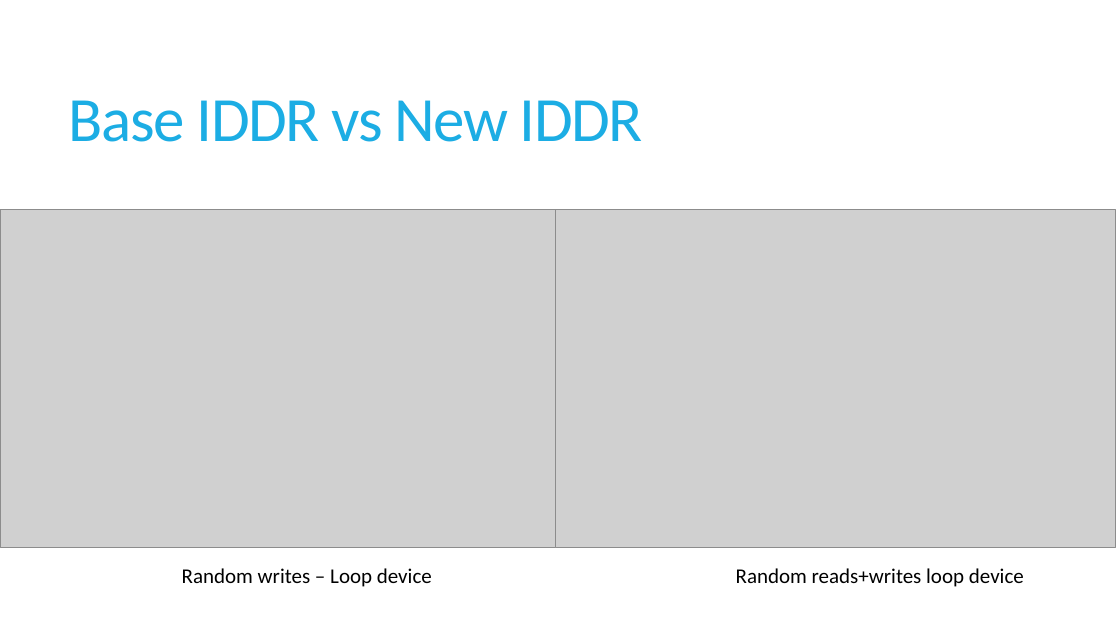
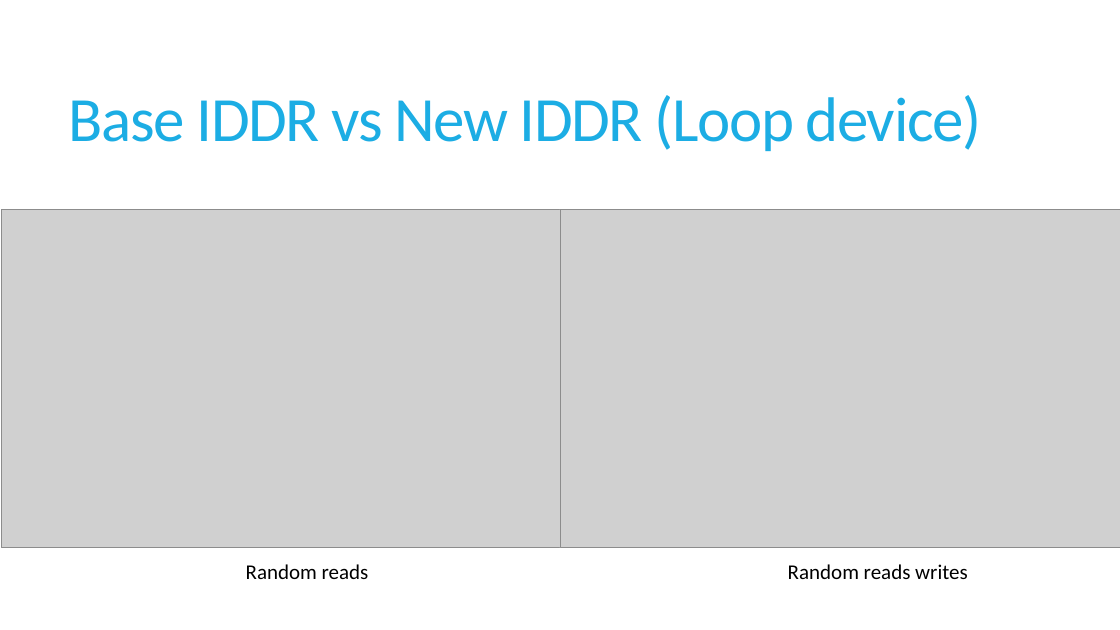
Before and after one commit to sushirol/Isolated-Driver-Domain, a slide deck: slide 26 of doc/presentation/IDDR.pptx (slide 27 before the commit). Drawn at 1120x630 pixels with LibreOffice and Linux fonts; fonts in the diff are those of the drawing; grey boxes stand for pictures. Boxes give left, top, right and bottom in pixels: in the first picture for what was removed or moved away, otherwise in the second. Text is boxed around its words. In the diff, an @@ line names an element or a change of style, - is before the commit and + after.

```diff
--- a/doc/presentation/IDDR.pptx
+++ b/doc/presentation/IDDR.pptx
@@ title at bbox=[69, 95, 982, 151]: text changed @@
-Base IDDR vs New IDDR
+Base IDDR vs New IDDR (Loop device)
@@ picture: place and size @@
-picture at bbox=[555, 209, 1116, 548]
+picture at bbox=[560, 209, 1120, 548]
@@ text at bbox=[246, 564, 369, 579]: text changed @@
-Random writes – Loop device
+Random reads
@@ text at bbox=[788, 564, 968, 579]: text changed @@
-Random reads+writes loop device
+Random reads writes
```
Also in this commit, not shown: 18 other slides changed, 13 slides added, 14 slides removed.
